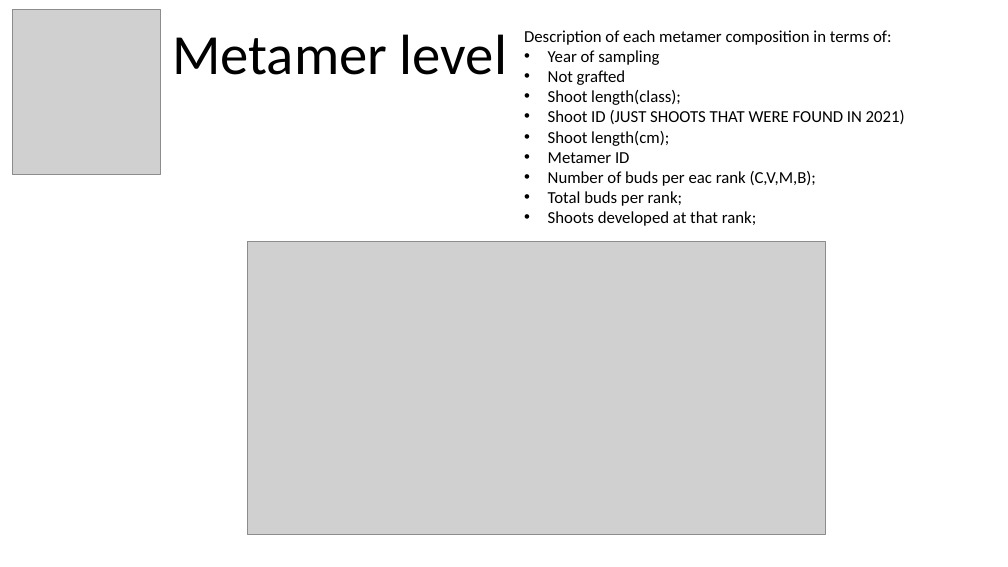
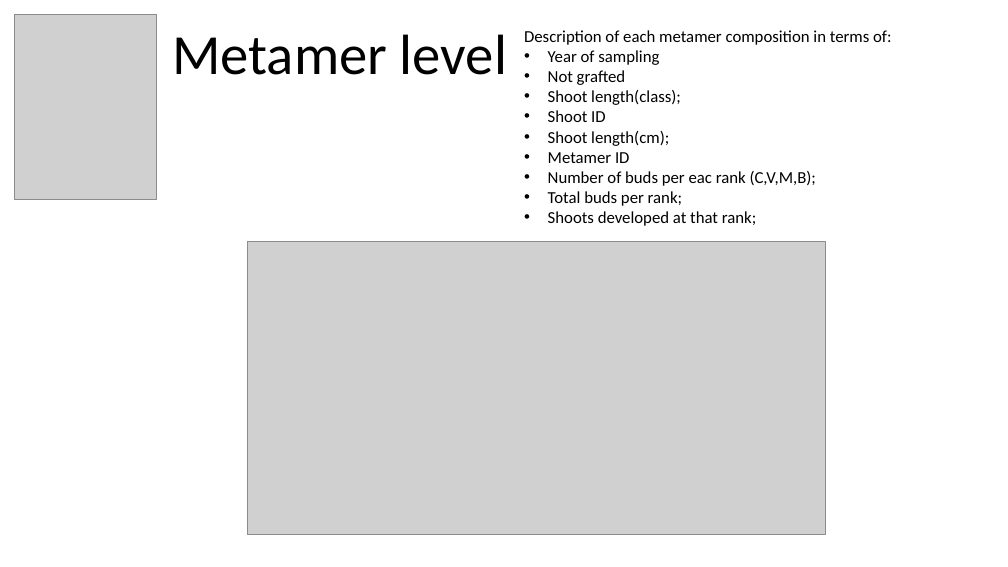
Before and after one commit to Corilana/L-HAZELNUT, a slide deck: slide 2 of dfexplanation.pptx. Drawn at 1008x567 pixels with LibreOffice and Linux fonts; fonts in the diff are those of the drawing; grey boxes stand for pictures. Boxes give left, top, right and bottom in pixels: in the first picture for what was removed or moved away, otherwise in the second. Text is boxed around its words. In the diff, an @@ line names an element or a change of style, - is before the commit and + after.

```diff
--- a/dfexplanation.pptx
+++ b/dfexplanation.pptx
@@ picture: place and size @@
-picture at box(12, 9, 160, 174)
+picture at box(14, 14, 157, 200)
@@ text at box(548, 110, 606, 122): text changed @@
-• Shoot ID (JUST SHOOTS THAT WERE FOUND IN 2021)
+• Shoot ID
```
Also in this commit, not shown: 2 other slides changed, 1 slide added, 9 other files.
